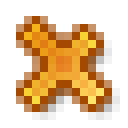
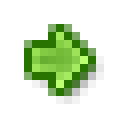
Layered file, before and after one edit (128x128). Changes by layer:
showed group "green" (23 layers) over [16, 16, 112, 104]
showed group "right" (4th of 6, in "green") (1 layers) over [32, 32, 88, 88]
hid group "red" (31 layers) over [16, 16, 112, 112]
hid group "delete" (1st of 2, in "red") (2 layers) over [24, 24, 104, 104]
